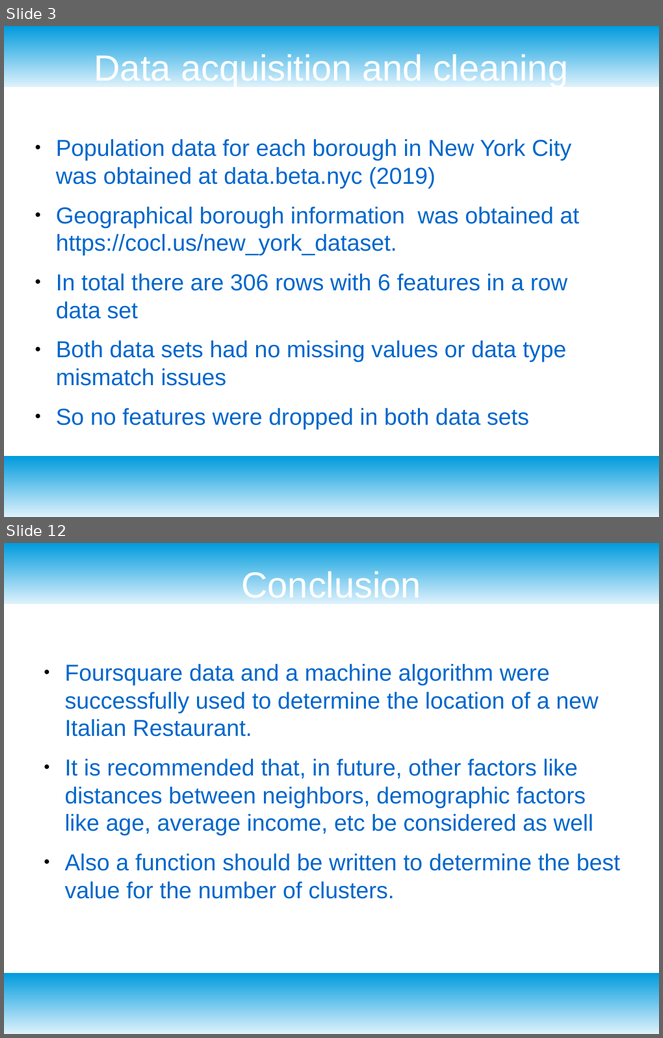
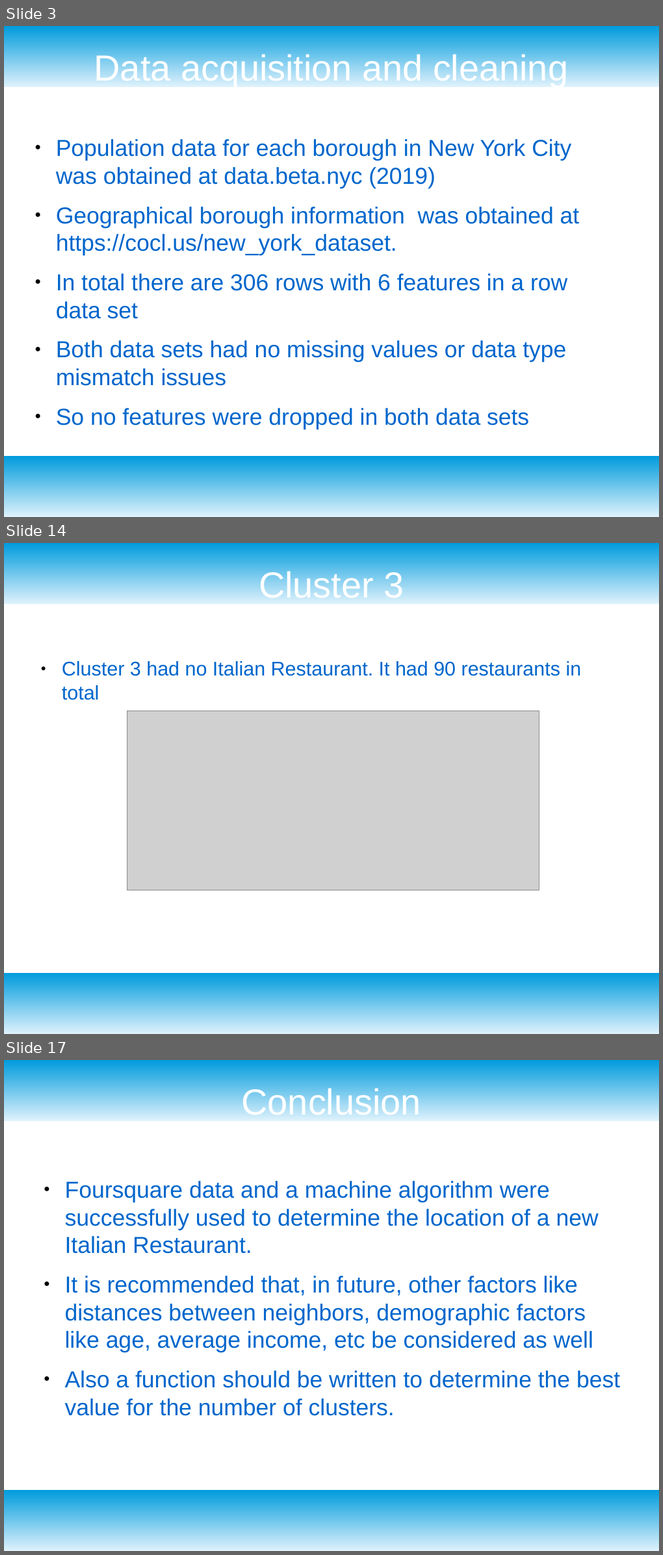
Before and after one commit to Tatenda23/Cousera_Capstone, a slide deck: Presentation.odp. Shown one above the other, each under a label of ours: slides 3 and 12 before the commit, slides 3, 14 and 17 after it; the slides between them are not shown. The pictures are 663x1038 and 663x1555 pixels, drawn with LibreOffice and Linux fonts; fonts in the diff are those of the drawing; grey boxes stand for pictures. Boxes give left, top, right and bottom in pixels: in the first picture for what was removed or moved away, otherwise in the second. Text is boxed around its words. In the diff, an @@ line names an element or a change of style, - is before the commit and + after.

```diff
--- a/Presentation.odp
+++ b/Presentation.odp
@@ slide 14 added at <box>4,543,659,1034</box>, background #FFFFFF; not listed: 2 template elements that a slide beside it also shows @@
@@ title added at <box>259,569,404,604</box>, 44 pt, text #FFFFFF @@
+Cluster 3
@@ text added at <box>62,661,582,700</box>, 24 pt, text #0066CC @@
+● Cluster 3 had no Italian Restaurant. It had 90 restaurants in total
@@ picture added at <box>128,711,540,890</box> @@
@@ what was slide 12 is now slide 17 @@
```
Also in this commit, not shown: 5 slides changed, 7 other slides added, 3 slides removed, 2 other files.
